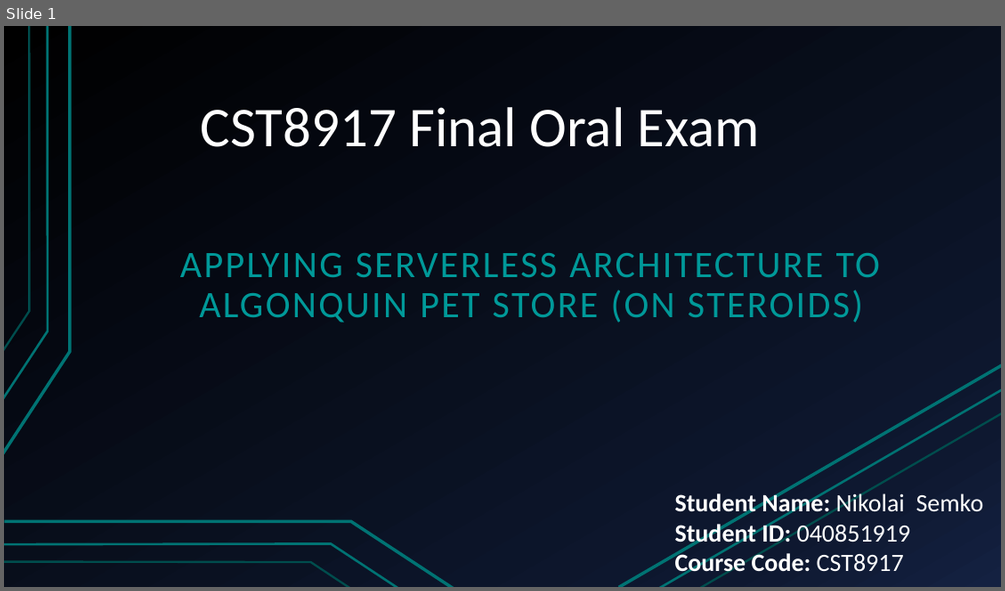
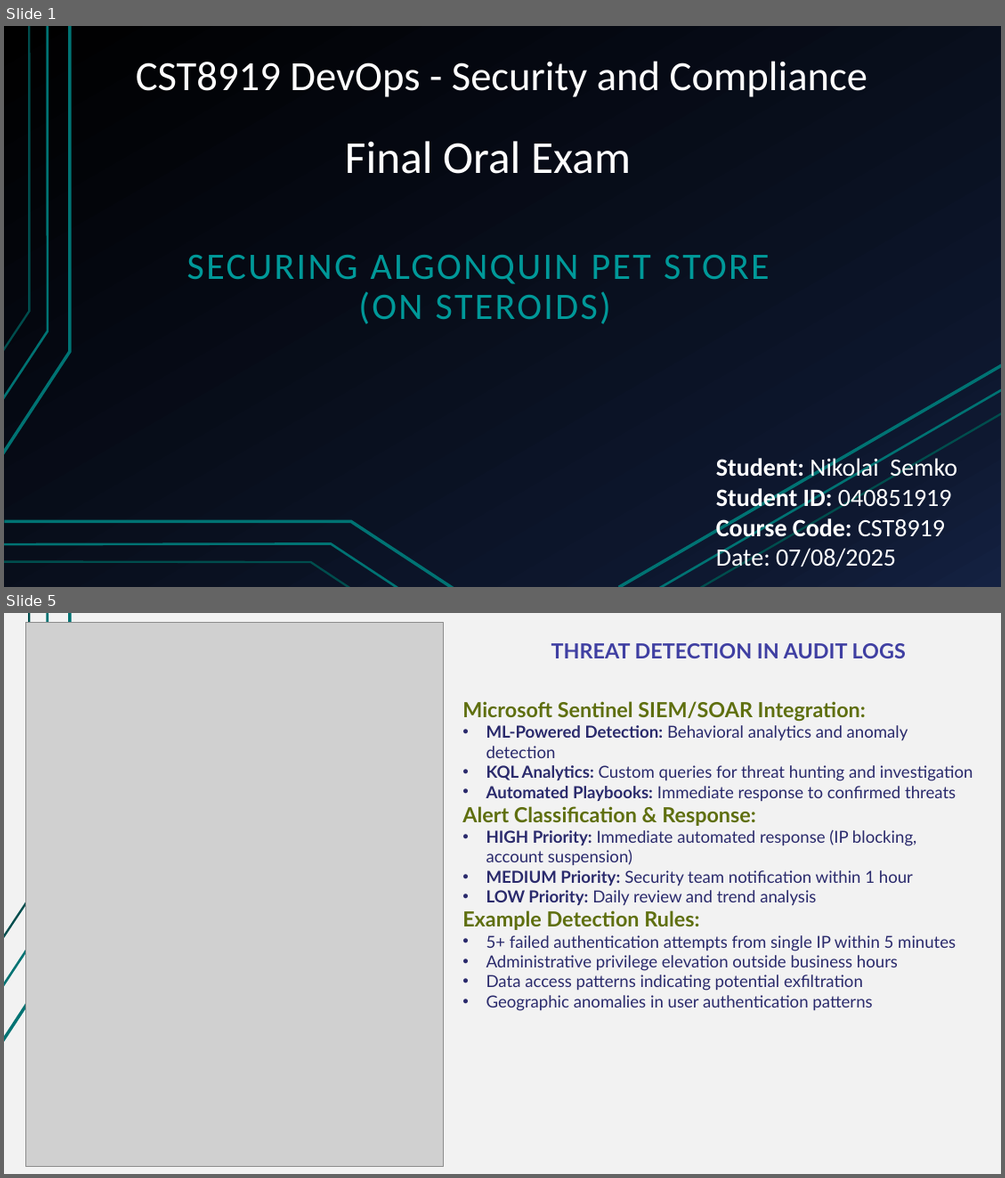
Before and after one commit to Nikolai-Semko/CST8919_Final_Oral_Exam, a slide deck: CST8919_Final_Oral_Exam_Presentation.pptx. Shown one above the other, each under a label of ours: slide 1 before the commit, slides 1 and 5 after it; the slides between them are not shown. The pictures are 1005x591 and 1005x1178 pixels, drawn with LibreOffice and Linux fonts; fonts in the diff are those of the drawing; grey boxes stand for pictures. Boxes give left, top, right and bottom in pixels: in the first picture for what was removed or moved away, otherwise in the second. Text is boxed around its words. In the diff, an @@ line names an element or a change of style, - is before the commit and + after.

```diff
--- a/CST8919_Final_Oral_Exam_Presentation.pptx
+++ b/CST8919_Final_Oral_Exam_Presentation.pptx
@@ slide 5 added at (x1=4, y1=613, x2=1001, y2=1174), background #F2F2F2; not listed: 3 template elements that a slide beside it also shows @@
@@ picture added at (x1=25, y1=623, x2=444, y2=1167) @@
@@ text added at (x1=551, y1=643, x2=906, y2=658), 20 pt, text #3F3FA2, bold @@
+THREAT DETECTION IN AUDIT LOGS
@@ text added at (x1=462, y1=701, x2=973, y2=1011), 16 pt, text #2A2A6C @@
+Microsoft Sentinel SIEM/SOAR Integration:
+• ML-Powered Detection: Behavioral analytics and anomaly detection
+• KQL Analytics: Custom queries for threat hunting and investigation
+• Automated Playbooks: Immediate response to confirmed threats
+Alert Classification & Response:
+• HIGH Priority: Immediate automated response (IP blocking, account suspension)
+• MEDIUM Priority: Security team notification within 1 hour
+• LOW Priority: Daily review and trend analysis
+Example Detection Rules:
+• 5+ failed authentication attempts from single IP within 5 minutes
+• Administrative privilege elevation outside business hours
+• Data access patterns indicating potential exfiltration
+• Geographic anomalies in user authentication patterns
@@ slide 1 changed as well @@
@@ title added at (x1=136, y1=61, x2=867, y2=97), 40 pt, text #FFFFFF @@
+CST8919 DevOps - Security and Compliance
@@ text "Final Oral Exam" at (x1=345, y1=141, x2=631, y2=174): vertical alignment bottom to top @@
@@ text at (x1=345, y1=141, x2=631, y2=174): text changed; size 54 to 44 pt @@
-CST8917 Final Oral Exam
+Final Oral Exam
@@ subtitle at (x1=187, y1=255, x2=769, y2=324): text changed @@
-APPLYING SERVERLESS ARCHITECTURE TO ALGONQUIN PET STORE (ON STEROIDS)
+SECURING ALGONQUIN PET STORE
+(ON STEROIDS)
@@ text at (x1=716, y1=455, x2=957, y2=572): text changed; bold off @@
-Student Name: Nikolai Semko
-Student ID: 040851919
-Course Code: CST8917
+Student: Nikolai Semko
+Student ID: 040851919
+Course Code: CST8919
+Date: 07/08/2025
```
Also in this commit, not shown: 8 other slides added, 10 slides removed, 1 other file.
